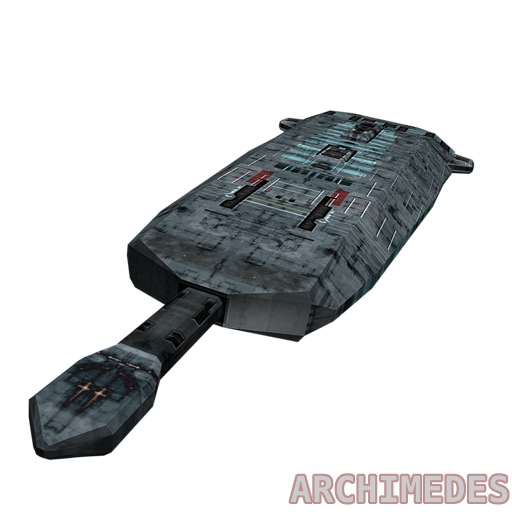
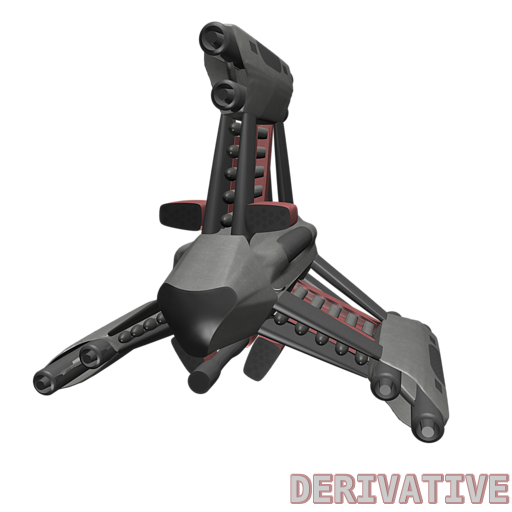
Two versions of the same layered image (512px x 512px). Layer-by-layer changes:
added layer "derivative3.png" above "quicksilver3.png" over [32,21,450,444]
hid "archimedes2.png" over [28,110,475,461]
renamed "ARCHIMEDES" to "DERIVATIVE", painted on it over [290,475,508,503]
renamed "ARCHIMEDES#1" to "DERIVATIVE#1", painted on it over [288,473,510,505]
